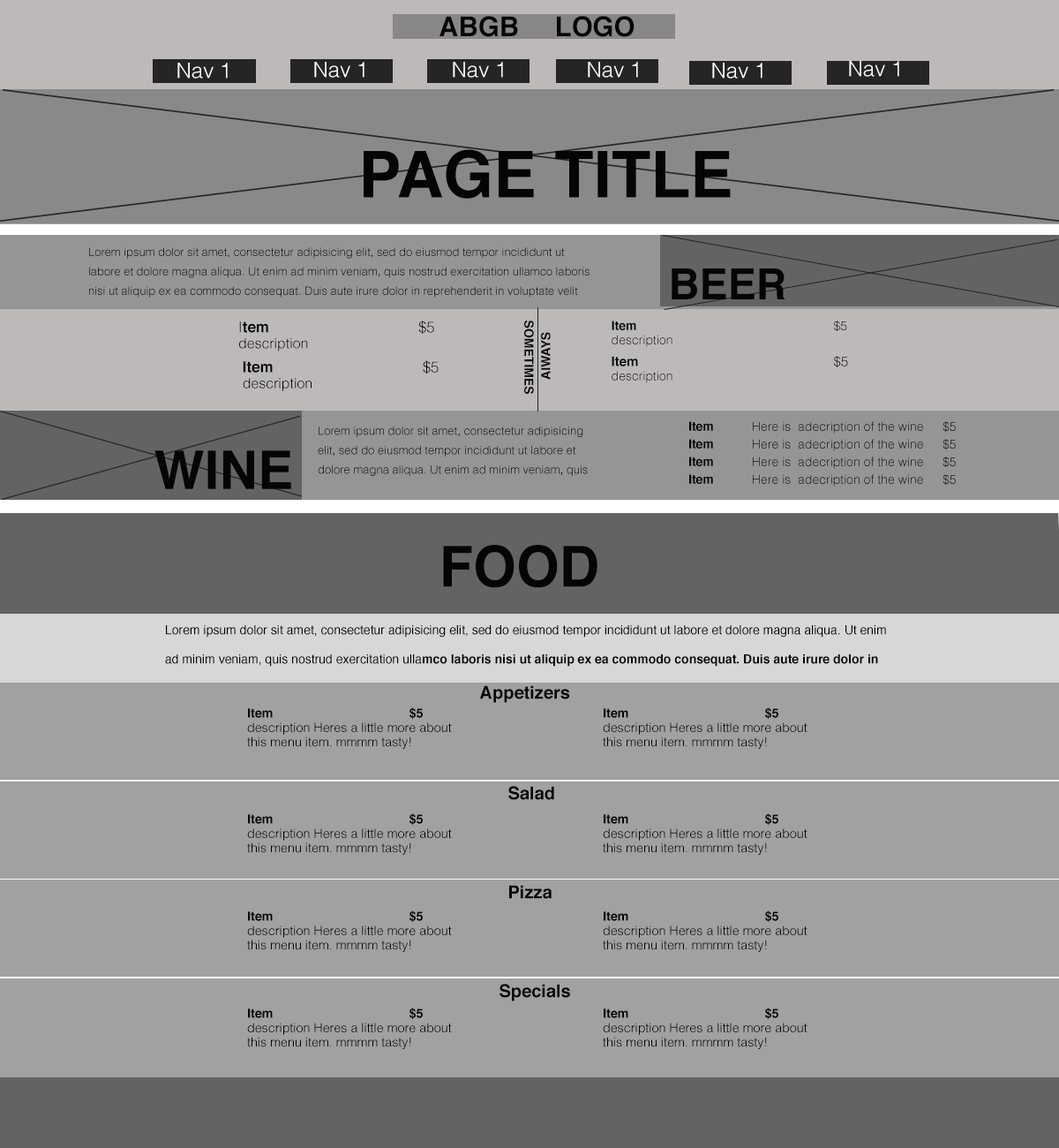
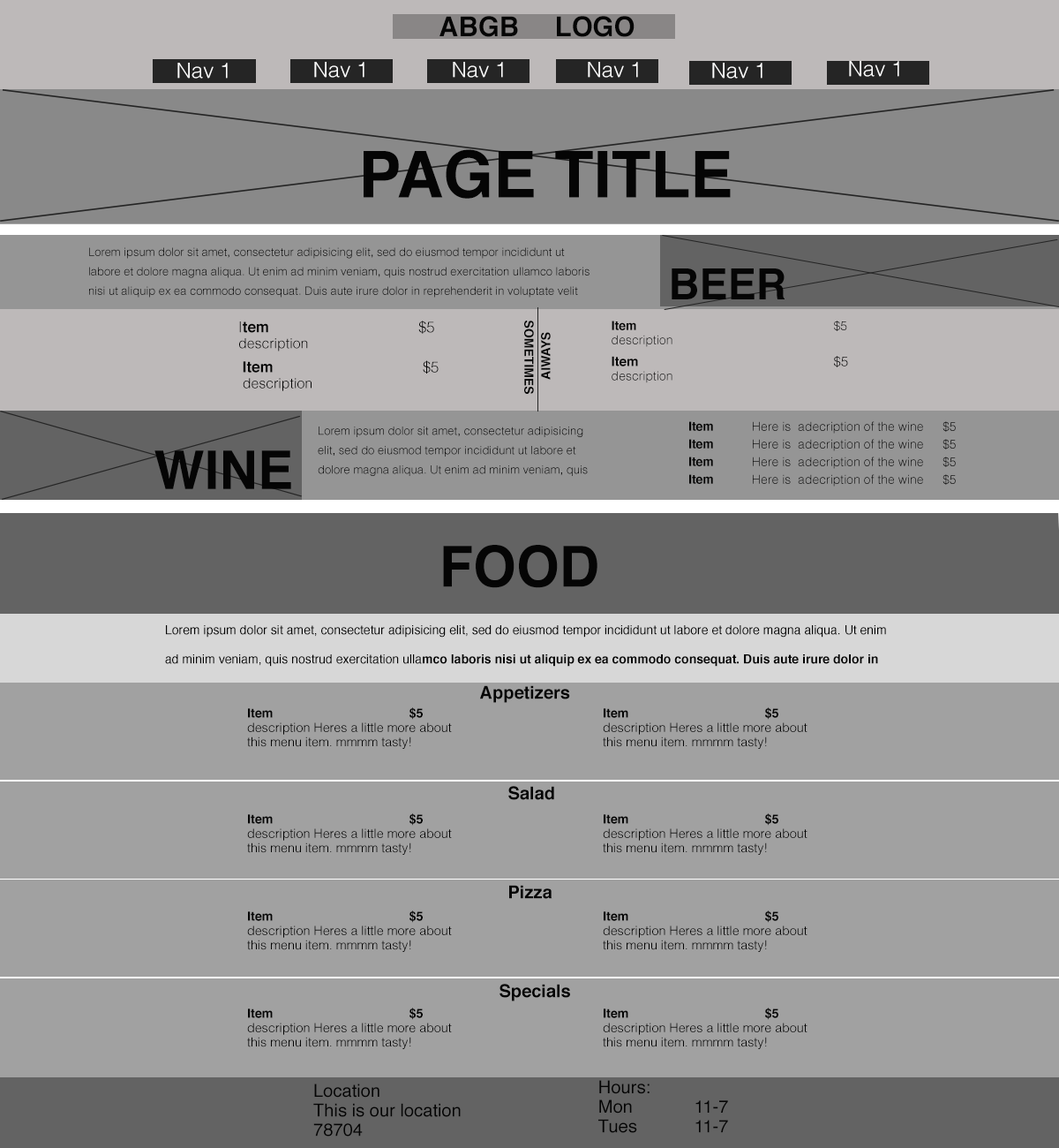
Before/after of a 1059 × 1148 layered artwork. What changed in the layer stack:
added layer "Hours: Mon 11-7 Tues 11-7" above "Location This is our location 78704" over [598, 1079, 729, 1133]
added layer "Location This is our location 78704" above "scroll lines" over [313, 1083, 461, 1137]
